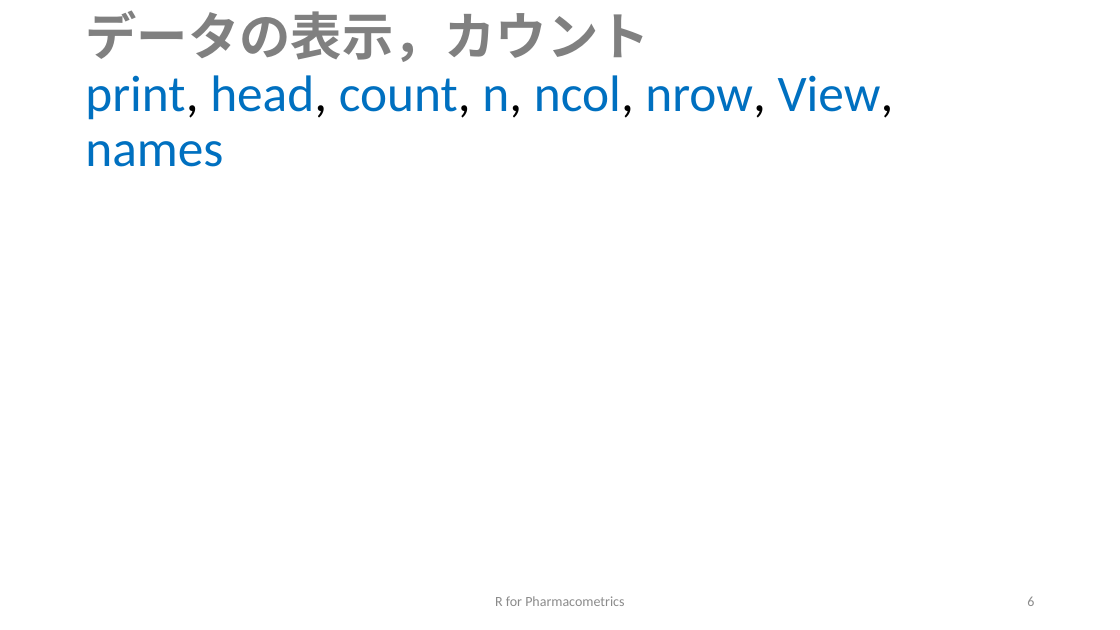
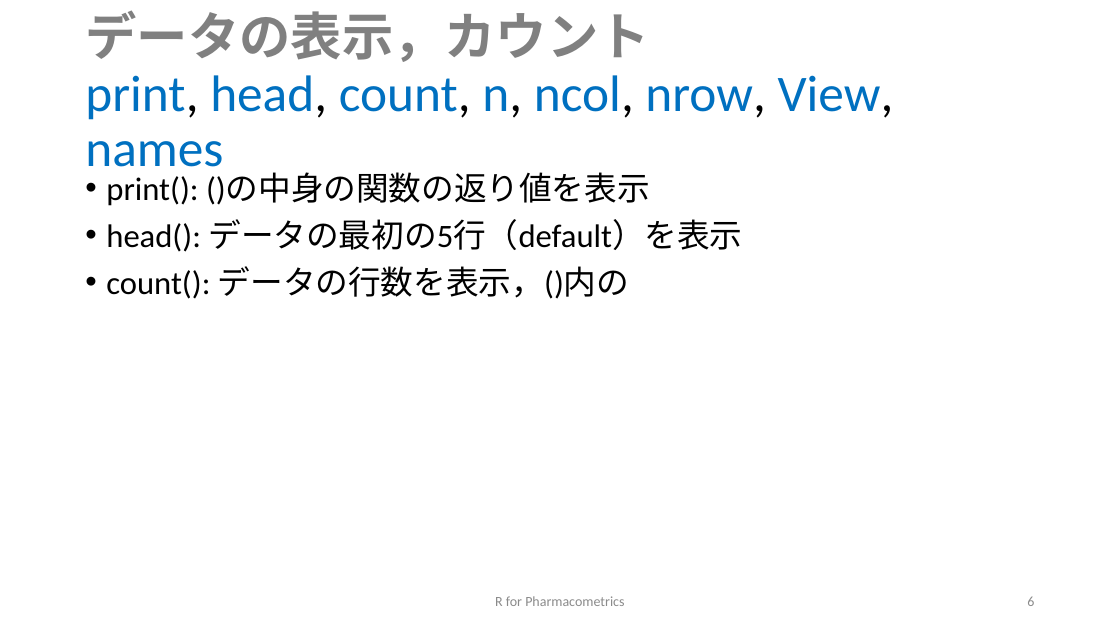
Before and after one commit to MasatoFukae/R-for-PMx, a slide deck: slide 6 of sample/1_data_handling.pptx. Drawn at 1120x630 pixels with LibreOffice and Linux fonts; fonts in the diff are those of the drawing. Boxes give left, top, right and bottom in pixels: in the first picture for what was removed or moved away, otherwise in the second. Text is boxed around its words. In the diff, an @@ line names an element or a change of style, - is before the commit and + after.

```diff
--- a/sample/1_data_handling.pptx
+++ b/sample/1_data_handling.pptx
@@ text added at [106,173,742,299], 28 pt, text #000000 @@
+• print(): ()の中身の関数の返り値を表示
+• head(): データの最初の5行（default）を表示
+• count(): データの行数を表示，()内の
```
Also in this commit, not shown: 1 other slide changed.
